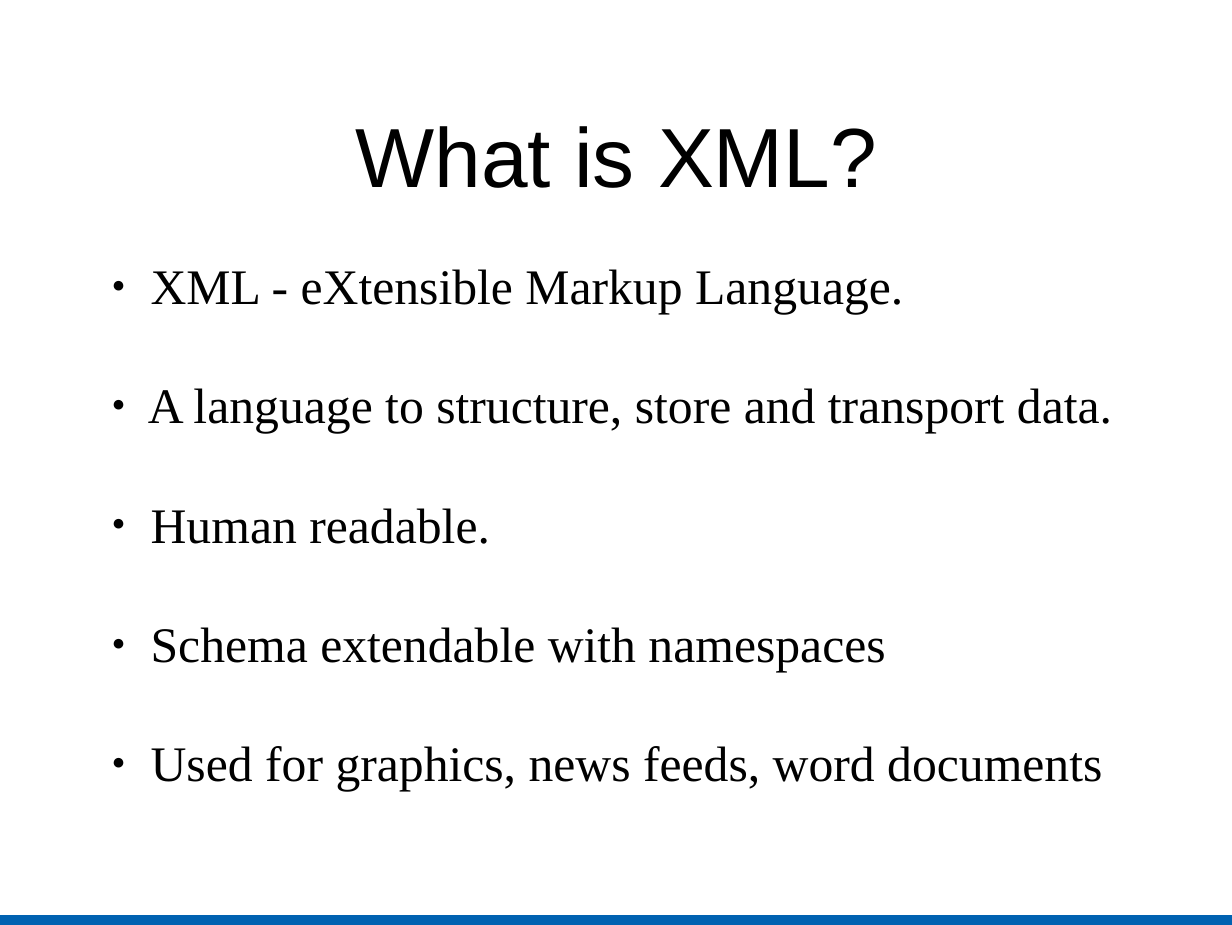
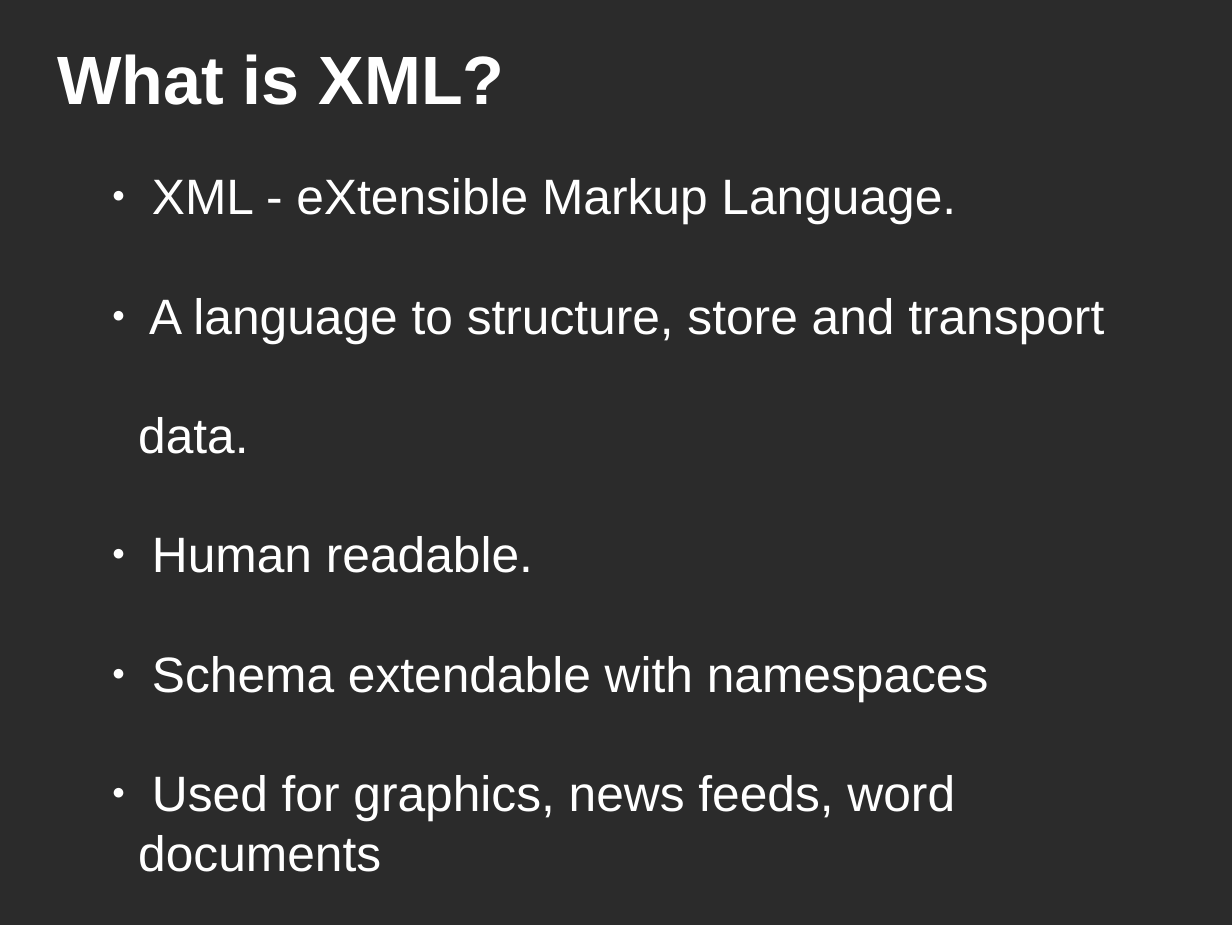
Before and after one commit to kratos12000/FastXMLDiff, a slide deck: slide 4 of Presentation/Slides.odp. Drawn at 1232x925 pixels with LibreOffice and Linux fonts; fonts in the diff are those of the drawing; background and template pictures are left out; a plain dark background stands for a picture behind light text. Boxes give left, top, right and bottom in pixels: in the first picture for what was removed or moved away, otherwise in the second. Text is boxed around its words. In the diff, an @@ line names an element or a change of style, - is before the commit and + after.

```diff
--- a/Presentation/Slides.odp
+++ b/Presentation/Slides.odp
@@ background #FFFFFF to picture (left out) @@
@@ title "What is XML?": place and size @@
-title "What is XML?" at bbox=[356, 126, 877, 188]
+title "What is XML?" at bbox=[57, 54, 505, 105]
@@ title "What is XML?" at bbox=[57, 54, 505, 105]: size 54 to 44 pt, text colour #000000 to #FFFFFF, bold on; alignment centre to left @@
@@ subtitle "XML - eXtensible Markup Language.": place and size @@
-subtitle "XML - eXtensible Markup Language." at bbox=[148, 269, 1112, 791]
+subtitle "XML - eXtensible Markup Language." at bbox=[138, 178, 1104, 872]
@@ subtitle "XML - eXtensible Markup Language." at bbox=[138, 178, 1104, 872]: font Times New Roman to Arial, text colour #000000 to #FFFFFF; bullet colour #000000 to #FFFFFF @@
@@ rectangle removed at bbox=[0, 914, 1232, 925] @@
```
Also in this commit, not shown: 32 other slides changed, 3 slides added, 1 other file.
